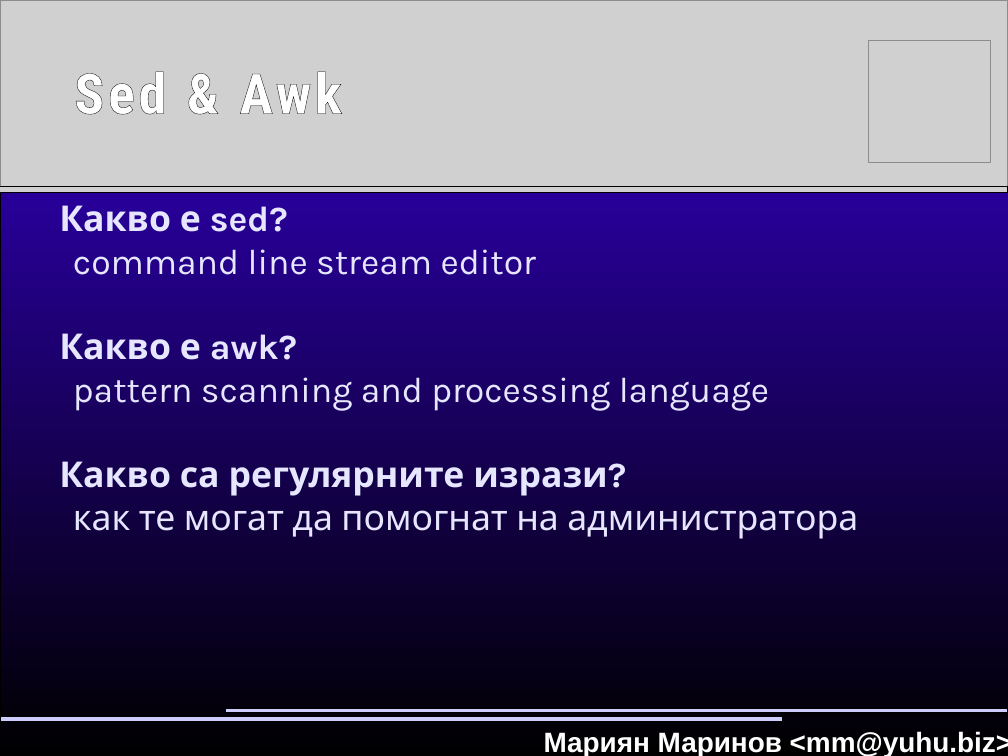
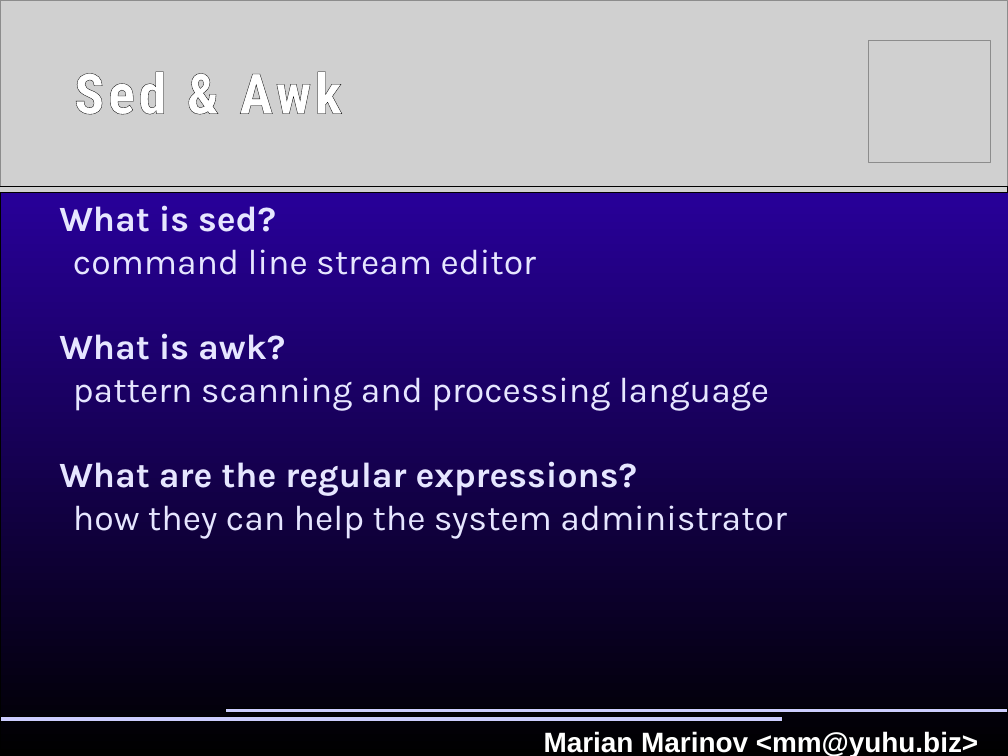
Before and after one commit to hackman/linux-sysadmin-course, a slide deck: slide 1 of presentations/Sed_and_awk.odp. Drawn at 1008x756 pixels with LibreOffice and Linux fonts; fonts in the diff are those of the drawing; grey boxes stand for pictures. Boxes give left, top, right and bottom in pixels: in the first picture for what was removed or moved away, otherwise in the second. Text is boxed around its words. In the diff, an @@ line names an element or a change of style, - is before the commit and + after.

```diff
--- a/presentations/Sed_and_awk.odp
+++ b/presentations/Sed_and_awk.odp
@@ text at (59, 205, 276, 232): text changed @@
-Какво е sed?
+What is sed?
@@ text at (59, 333, 285, 360): text changed @@
-Какво е awk?
+What is awk?
@@ text at (59, 461, 787, 539): text changed @@
-Какво са регулярните изрази?
-как те могат да помогнат на администратора
+What are the regular expressions?
+how they can help the system administrator
@@ text at (544, 731, 978, 756): text changed @@
-Мариян Маринов <mm@yuhu.biz>
+Marian Marinov <mm@yuhu.biz>
```
Also in this commit, not shown: 6 other slides changed, 8 slides added, 6 slides removed.
